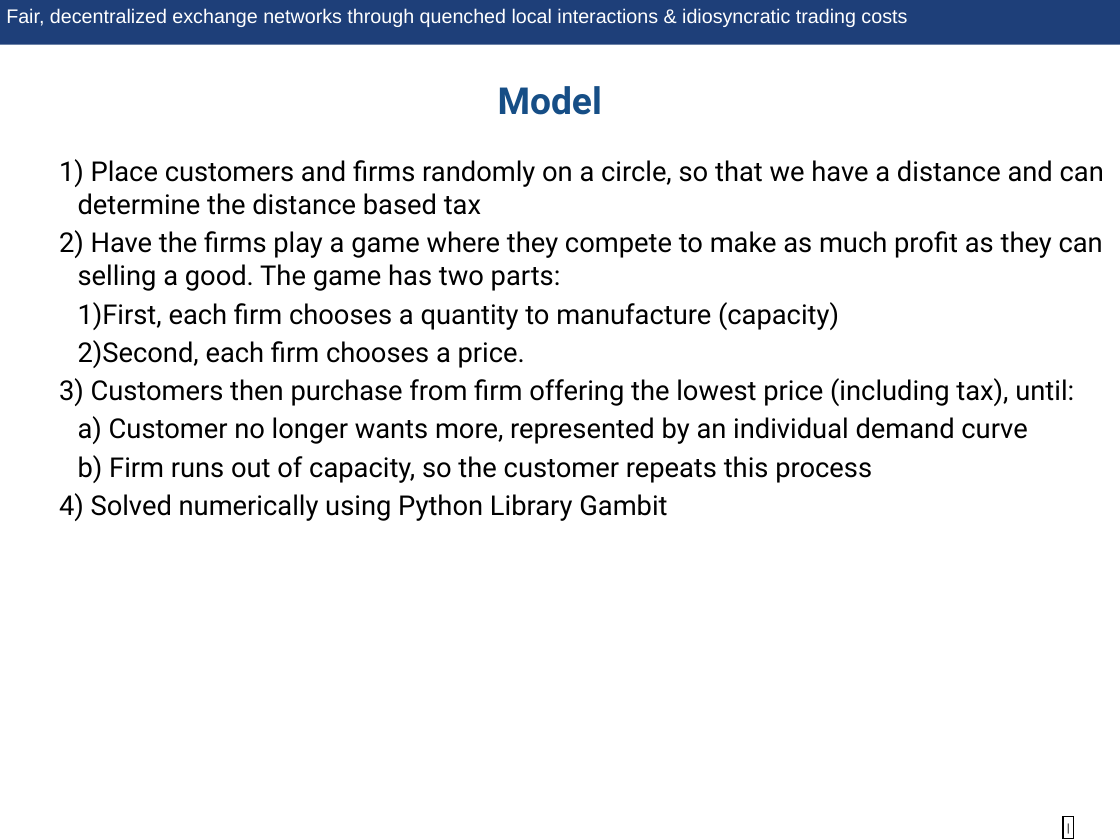
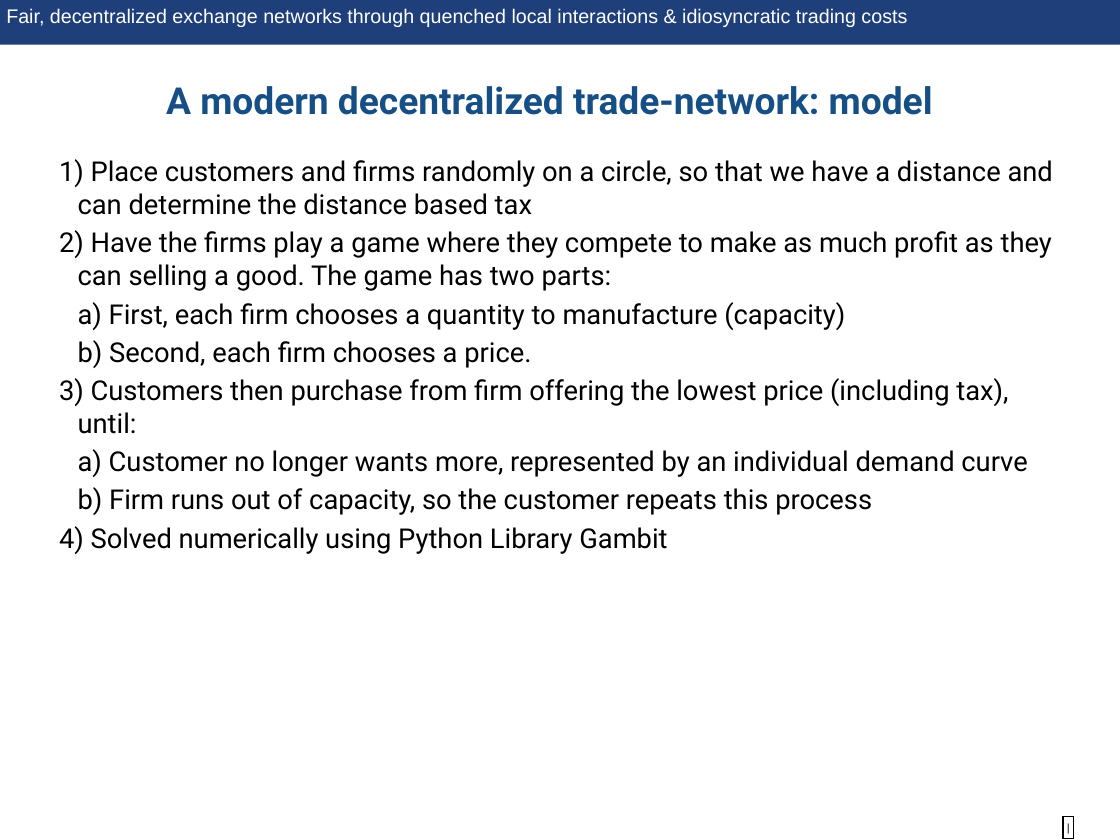
Before and after one commit to nate9799/KrepsScheinkmanModel, a slide deck: slide 6 of writing/talk/decentralization_tax_presentation.pptx. Drawn at 1120x840 pixels with LibreOffice and Linux fonts; fonts in the diff are those of the drawing. Boxes give left, top, right and bottom in pixels: in the first picture for what was removed or moved away, otherwise in the second. Text is boxed around its words. In the diff, an @@ line names an element or a change of style, - is before the commit and + after.

```diff
--- a/writing/talk/decentralization_tax_presentation.pptx
+++ b/writing/talk/decentralization_tax_presentation.pptx
@@ text at (x1=166, y1=86, x2=933, y2=115): text changed @@
-Model
+A modern decentralized trade-network: model
@@ text at (x1=109, y1=302, x2=845, y2=368): bullet 1) to a) @@
```
Also in this commit, not shown: 4 other slides changed, 4 slides added, 1 slide removed, 50 other files.
